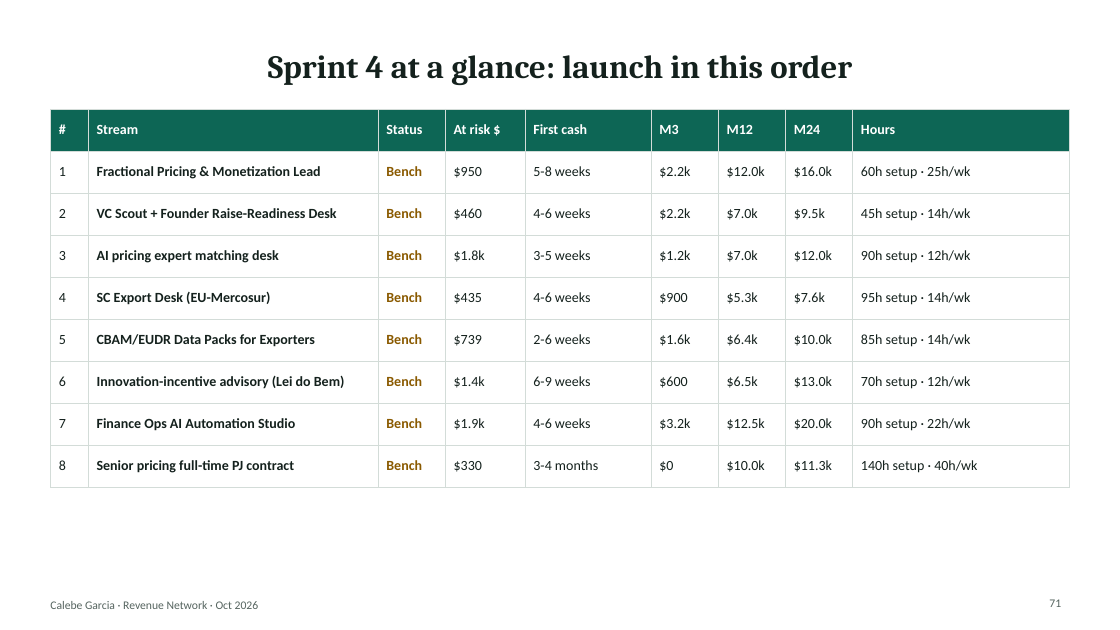
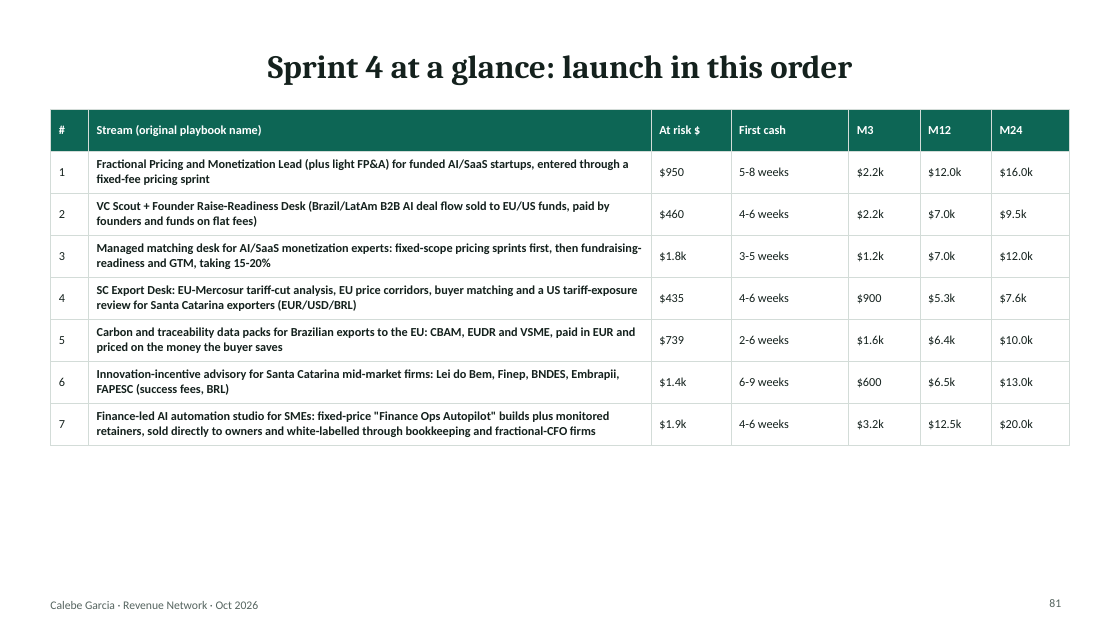
Before and after one commit to algarcalebe-web/legendary-bassoon, a slide deck: slide 81 of research/Calebe_Revenue_Network.pptx (slide 71 before the commit). Drawn at 1120x630 pixels with LibreOffice and Linux fonts; fonts in the diff are those of the drawing. Boxes give left, top, right and bottom in pixels: in the first picture for what was removed or moved away, otherwise in the second. Text is boxed around its words. In the diff, an @@ line names an element or a change of style, - is before the commit and + after.

```diff
--- a/research/Calebe_Revenue_Network.pptx
+++ b/research/Calebe_Revenue_Network.pptx
@@ table at [50, 109, 1070, 441] @@
-# | Stream | Status | At risk $ | First cash | M3 | M12 | M24 | Hours
-1 | Fractional Pricing & Monetization Lead | Bench | $950 | 5-8 weeks | $2.2k | $12.0k | $16.0k | 60h setup · 25h/wk
-2 | VC Scout + Founder Raise-Readiness Desk | Bench | $460 | 4-6 weeks | $2.2k | $7.0k | $9.5k | 45h setup · 14h/wk
-3 | AI pricing expert matching desk | Bench | $1.8k | 3-5 weeks | $1.2k | $7.0k | $12.0k | 90h setup · 12h/wk
-4 | SC Export Desk (EU-Mercosur) | Bench | $435 | 4-6 weeks | $900 | $5.3k | $7.6k | 95h setup · 14h/wk
-5 | CBAM/EUDR Data Packs for Exporters | Bench | $739 | 2-6 weeks | $1.6k | $6.4k | $10.0k | 85h setup · 14h/wk
-6 | Innovation-incentive advisory (Lei do Bem) | Bench | $1.4k | 6-9 weeks | $600 | $6.5k | $13.0k | 70h setup · 12h/wk
-7 | Finance Ops AI Automation Studio | Bench | $1.9k | 4-6 weeks | $3.2k | $12.5k | $20.0k | 90h setup · 22h/wk
-8 | Senior pricing full-time PJ contract | Bench | $330 | 3-4 months | $0 | $10.0k | $11.3k | 140h setup · 40h/wk
+# | Stream (original playbook name) | At risk $ | First cash | M3 | M12 | M24
+1 | Fractional Pricing and Monetization Lead (plus light FP&A) for funded AI/SaaS startups, entered through a fixed-fee pricing sprint | $950 | 5-8 weeks | $2.2k | $12.0k | $16.0k
+2 | VC Scout + Founder Raise-Readiness Desk (Brazil/LatAm B2B AI deal flow sold to EU/US funds, paid by founders and funds on flat fees) | $460 | 4-6 weeks | $2.2k | $7.0k | $9.5k
+3 | Managed matching desk for AI/SaaS monetization experts: fixed-scope pricing sprints first, then fundraising-readiness and GTM, taking 15-20% | $1.8k | 3-5 weeks | $1.2k | $7.0k | $12.0k
+4 | SC Export Desk: EU-Mercosur tariff-cut analysis, EU price corridors, buyer matching and a US tariff-exposure review for Santa Catarina exporters (EUR/USD/BRL) | $435 | 4-6 weeks | $900 | $5.3k | $7.6k
+5 | Carbon and traceability data packs for Brazilian exports to the EU: CBAM, EUDR and VSME, paid in EUR and priced on the money the buyer saves | $739 | 2-6 weeks | $1.6k | $6.4k | $10.0k
+6 | Innovation-incentive advisory for Santa Catarina mid-market firms: Lei do Bem, Finep, BNDES, Embrapii, FAPESC (success fees, BRL) | $1.4k | 6-9 weeks | $600 | $6.5k | $13.0k
+7 | Finance-led AI automation studio for SMEs: fixed-price "Finance Ops Autopilot" builds plus monitored retainers, sold directly to owners and white-labelled through bookkeeping and fractional-CFO firms | $1.9k | 4-6 weeks | $3.2k | $12.5k | $20.0k
@@ page number at [1049, 599, 1061, 607]: text changed @@
-71
+81
```
Also in this commit, not shown: 104 other slides changed, 16 slides added, 2 slides removed, 2 other files.
